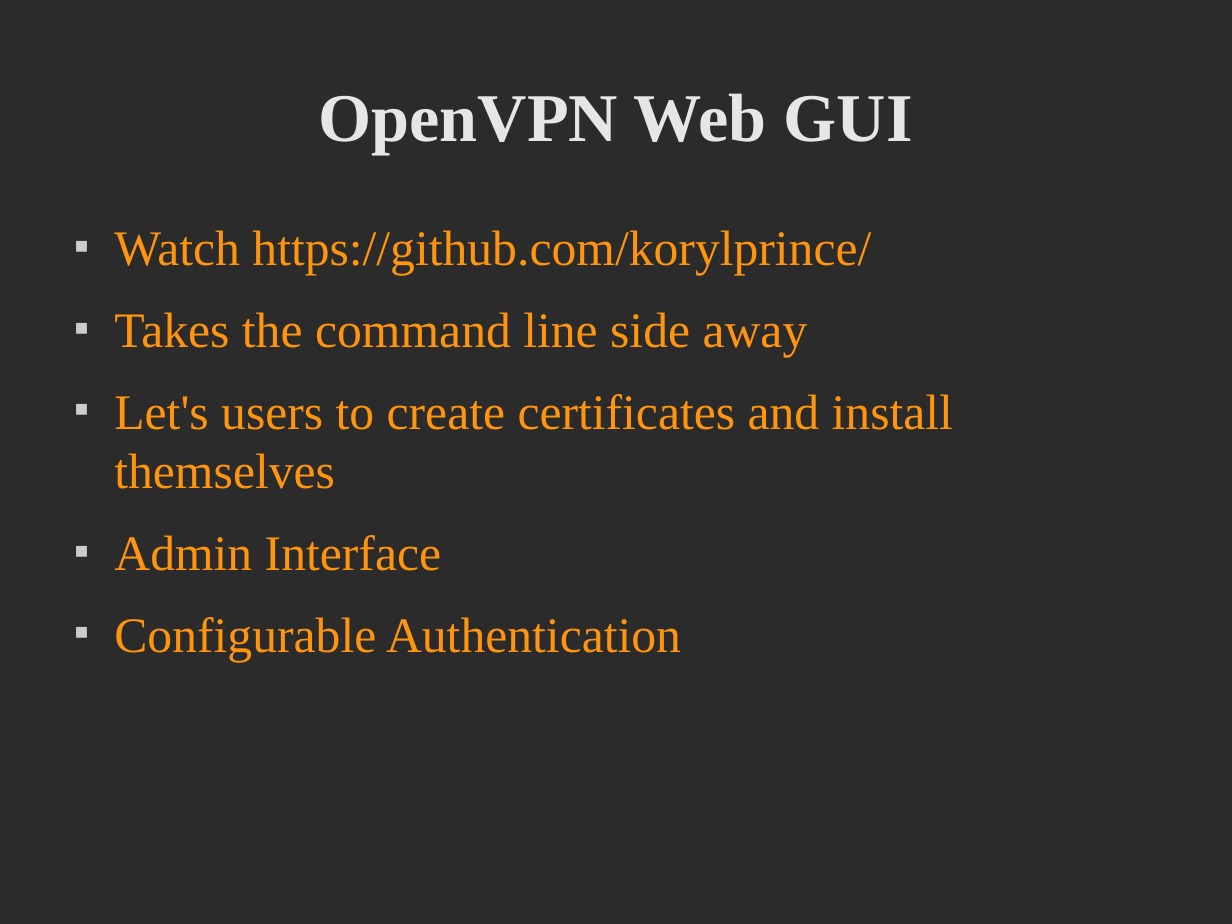
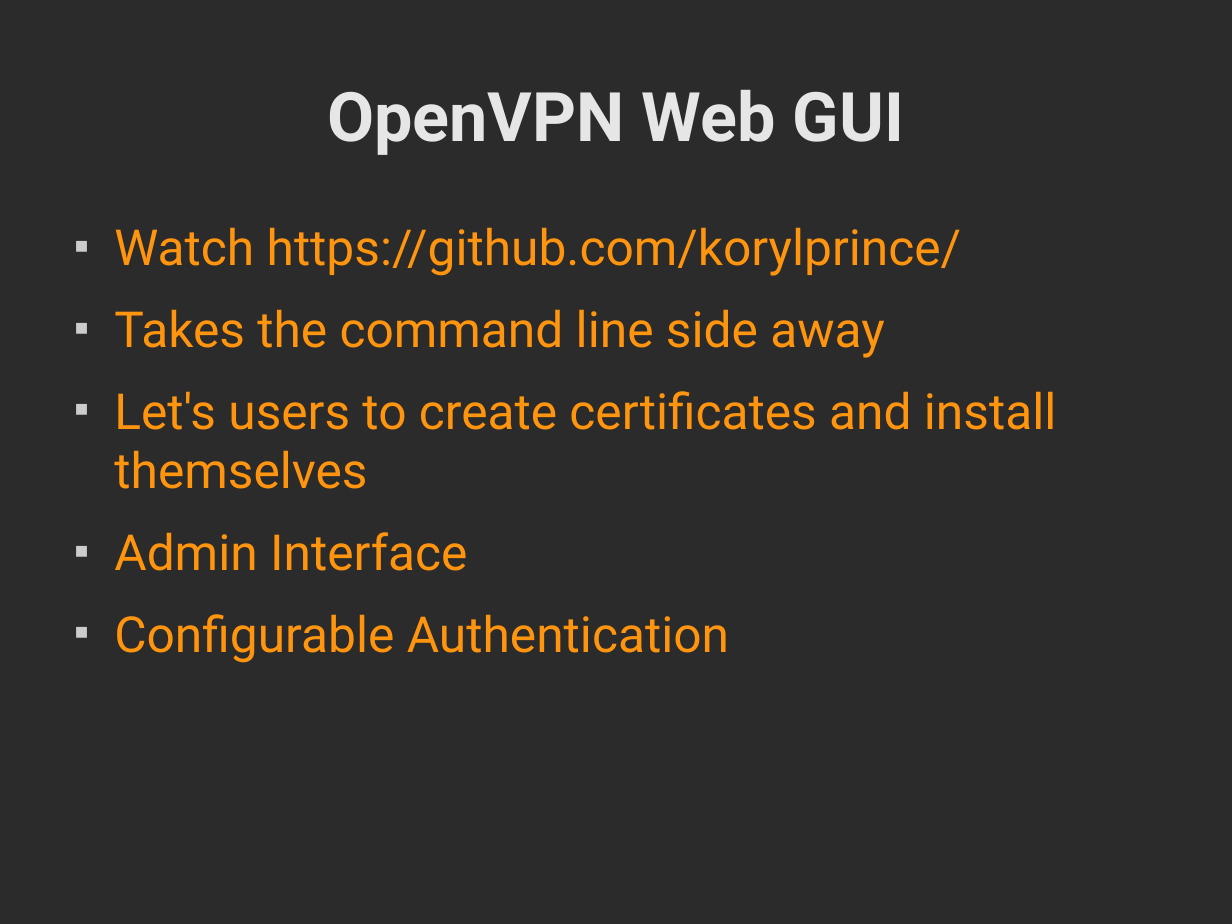
Before and after one commit to korylprince/korylprince.github.com, a slide deck: slide 14 of OSS.odp. Drawn at 1232x924 pixels with LibreOffice and Linux fonts; fonts in the diff are those of the drawing; background and template pictures are left out; a plain dark background stands for a picture behind light text. Boxes give left, top, right and bottom in pixels: in the first picture for what was removed or moved away, otherwise in the second. Text is boxed around its words. In the diff, an @@ line names an element or a change of style, - is before the commit and + after.

Commit message:
updated fonts in presentations.

```diff
--- a/OSS.odp
+++ b/OSS.odp
@@ title "OpenVPN Web GUI" at [327,89,904,155]: font Times New Roman to Roboto @@
@@ text "Watch https://github.com/korylprince/" at [114,227,1057,663]: font Times New Roman to Roboto @@
```
Also in this commit, not shown: 14 other slides changed, 1 other file.
